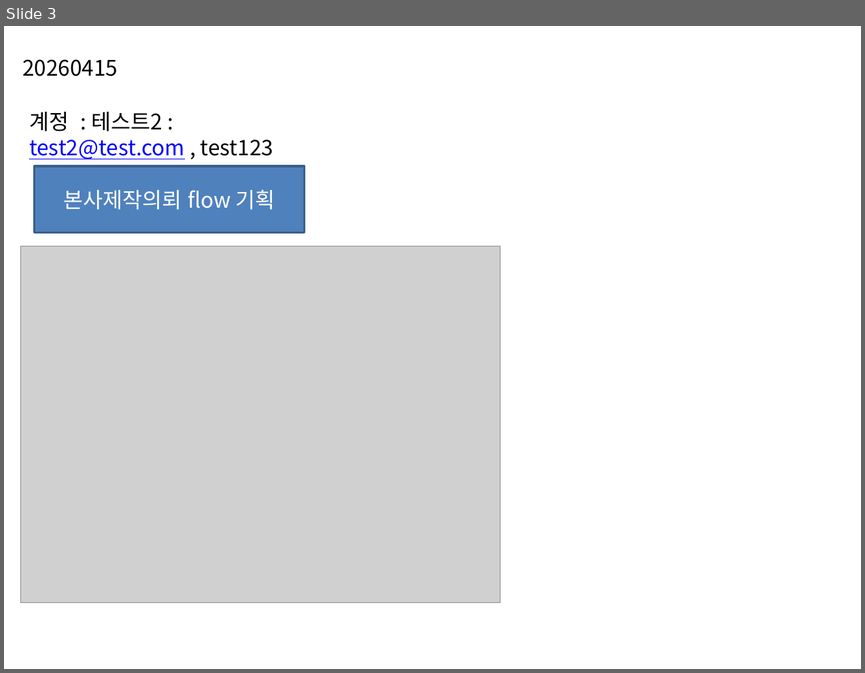
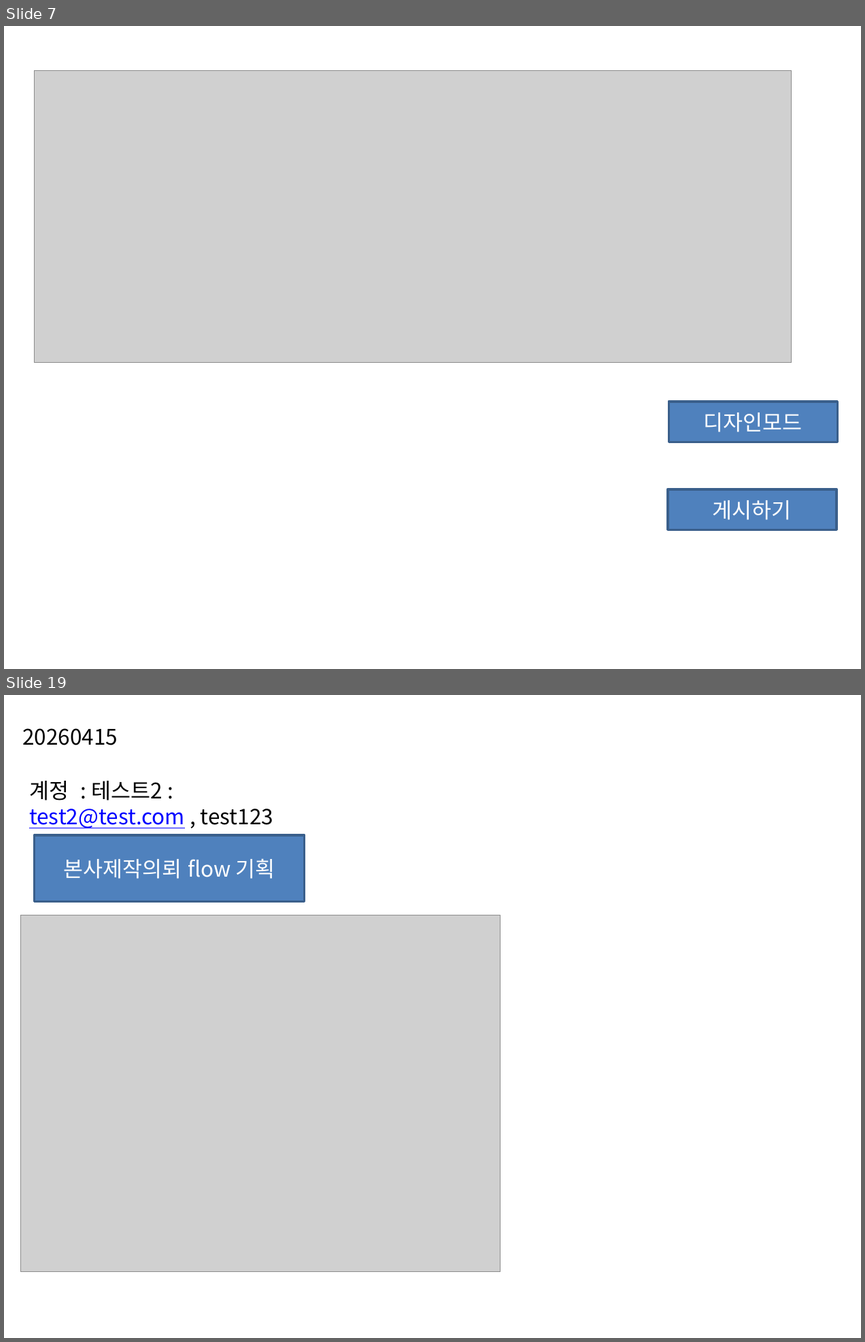
Before and after one commit to oksusoo1/homepageDev, a slide deck: My-plaform.pptx. Shown one above the other, each under a label of ours: slide 3 before the commit, slides 7 and 19 after it; the slides between them are not shown. The pictures are 865x673 and 865x1342 pixels, drawn with LibreOffice and Linux fonts; fonts in the diff are those of the drawing; grey boxes stand for pictures. Boxes give left, top, right and bottom in pixels: in the first picture for what was removed or moved away, otherwise in the second. Text is boxed around its words. In the diff, an @@ line names an element or a change of style, - is before the commit and + after.

```diff
--- a/My-plaform.pptx
+++ b/My-plaform.pptx
@@ slide 7 added at [4, 26, 861, 669], background #FFFFFF @@
@@ picture added at [34, 71, 791, 362] @@
@@ rectangle added at [669, 401, 838, 441], fill #4F81BD, outline #3A5F8C 2 pt, 18 pt, text #FFFFFF @@
+디자인모드
@@ rectangle added at [667, 488, 836, 529], fill #4F81BD, outline #3A5F8C 2 pt, 18 pt, text #FFFFFF @@
+게시하기
@@ what was slide 3 is now slide 19 @@
```
Also in this commit, not shown: 15 other slides added, 8 other files.
